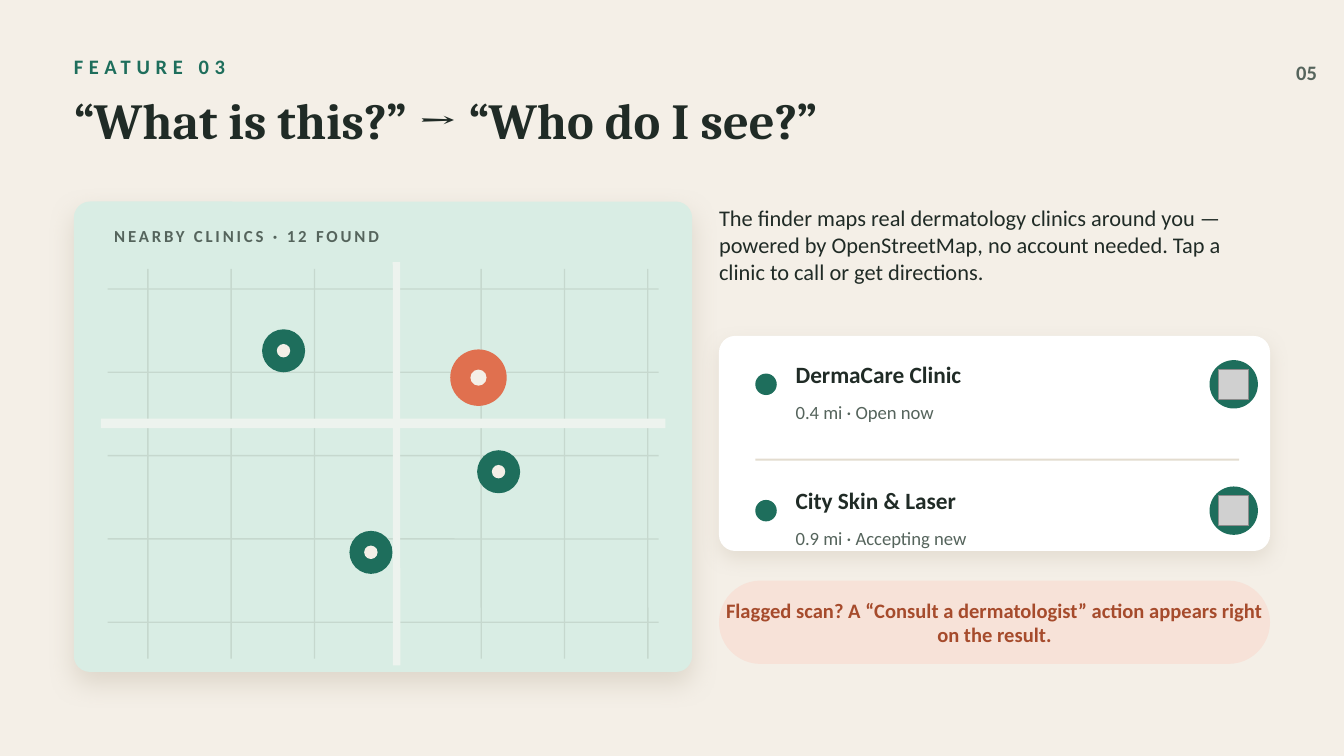
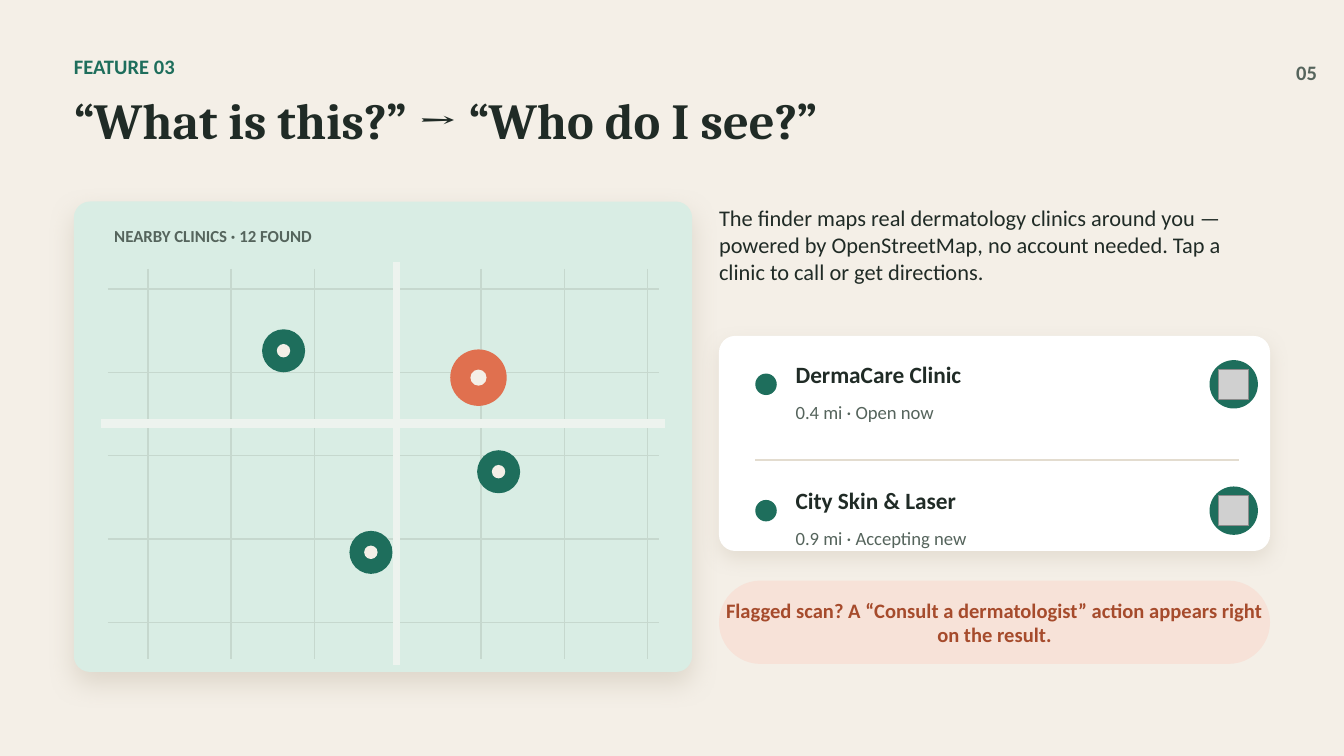
Before and after one commit to IshanAsati/dermoai-android, a slide deck: slide 4 of DermoAI_Pitch_Deck.pptx (slide 5 before the commit). Drawn at 1344x756 pixels with LibreOffice and Linux fonts; fonts in the diff are those of the drawing; grey boxes stand for pictures. Boxes give left, top, right and bottom in pixels: in the first picture for what was removed or moved away, otherwise in the second. Text is boxed around its words. In the diff, an @@ line names an element or a change of style, - is before the commit and + after.

```diff
--- a/DermoAI_Pitch_Deck.pptx
+++ b/DermoAI_Pitch_Deck.pptx
@@ text "FEATURE 03" at (74, 60, 175, 74): letter spacing 3 to 0 pt @@
@@ text "NEARBY CLINICS · 12 FOUND" at (114, 231, 312, 242): letter spacing 1.5 to 0 pt @@
```
Also in this commit, not shown: 5 other slides changed, 2 slides removed, 2 other files.
